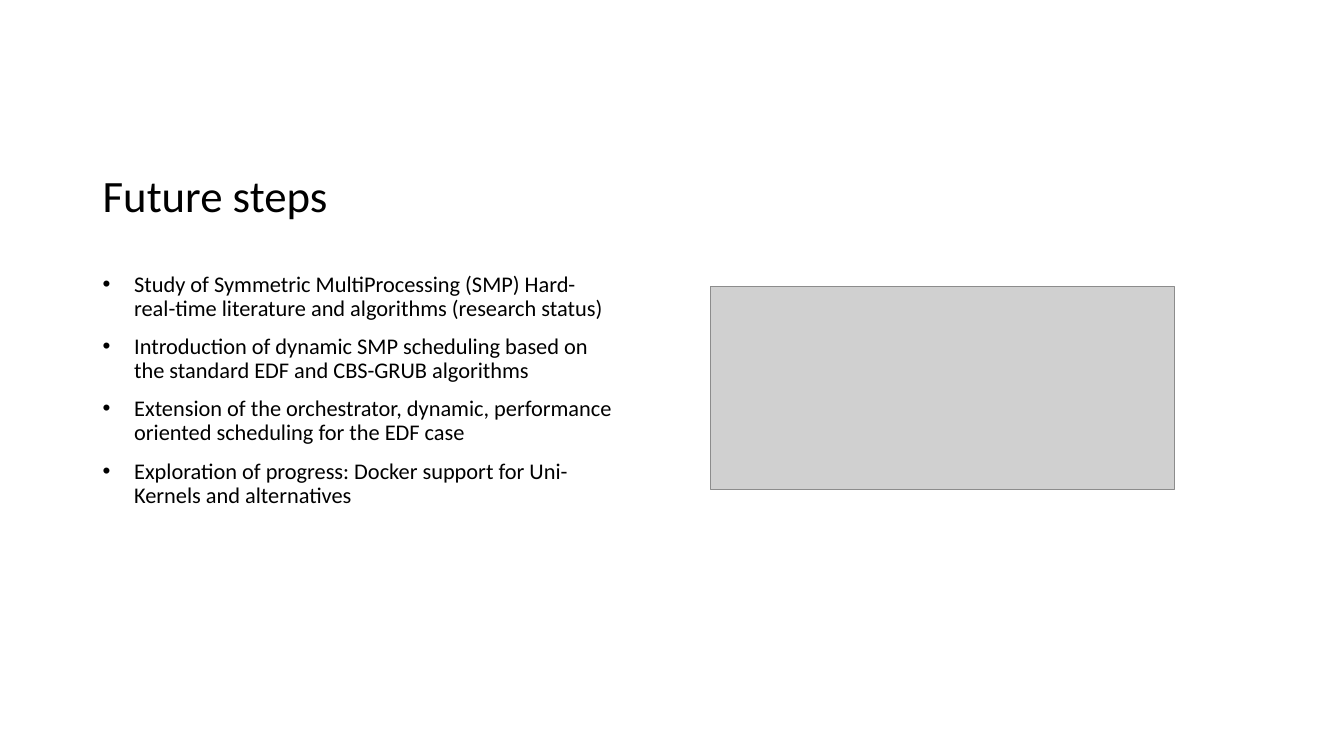
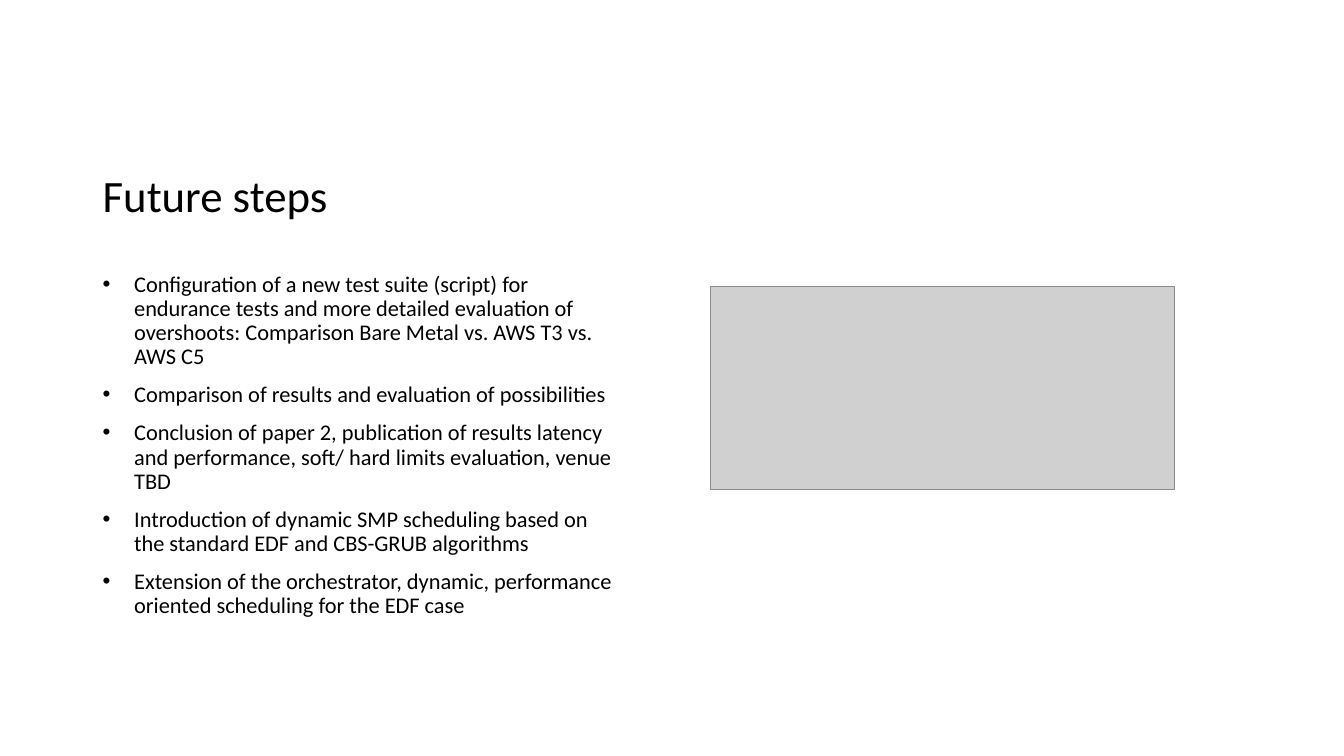
Before and after one commit to flhofer/real-time-containers, a slide deck: slide 4 of slides/Progress of VM tests2.pptx. Drawn at 1344x756 pixels with LibreOffice and Linux fonts; fonts in the diff are those of the drawing; grey boxes stand for pictures. Boxes give left, top, right and bottom in pixels: in the first picture for what was removed or moved away, otherwise in the second. Text is boxed around its words. In the diff, an @@ line names an element or a change of style, - is before the commit and + after.

```diff
--- a/slides/Progress of VM tests2.pptx
+++ b/slides/Progress of VM tests2.pptx
@@ text at (134, 276, 612, 489): text changed @@
-• Study of Symmetric MultiProcessing (SMP) Hard-real-time literature and algorithms (research status)
+• Configuration of a new test suite (script) for endurance tests and more detailed evaluation of overshoots: Comparison Bare Metal vs. AWS T3 vs. AWS C5
+• Comparison of results and evaluation of possibilities
+• Conclusion of paper 2, publication of results latency and performance, soft/ hard limits evaluation, venue TBD
@@ text at (134, 463, 567, 503): paragraph removed @@
-• Exploration of progress: Docker support for Uni-Kernels and alternatives
```
Also in this commit, not shown: 2 other slides changed, 1 other file.
